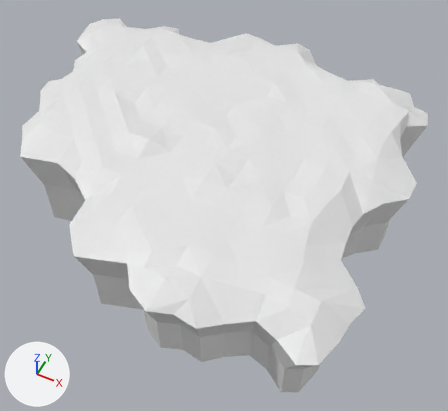
An edit to the Blender file raw/meshes/sky_bastion_terrain_village.blend, drawn before and after from the same camera.
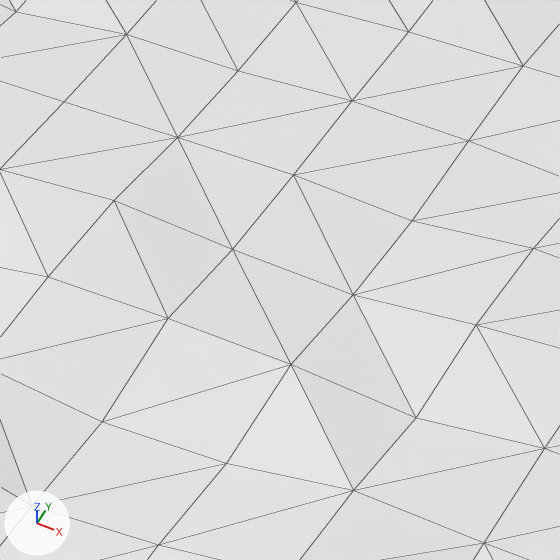
Each version appears first whole from a 50 mm camera at (18.32, -32.45, 33.22) aimed at (2.74, -1.29, -5.74), and next in a close-up on the part from 37% to 58% of the width and 16% to 39% of the height. The axes (+X, +Y, +Z) are drawn at lower left. The lights are the same throughout. The close-ups show mesh edges as thin lines.
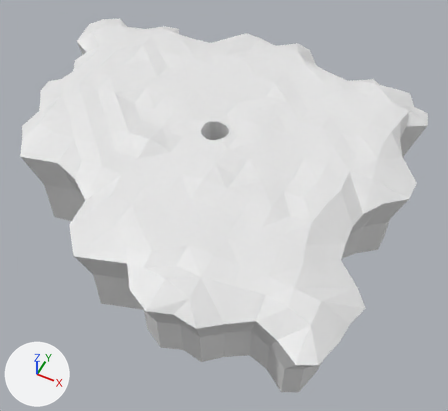
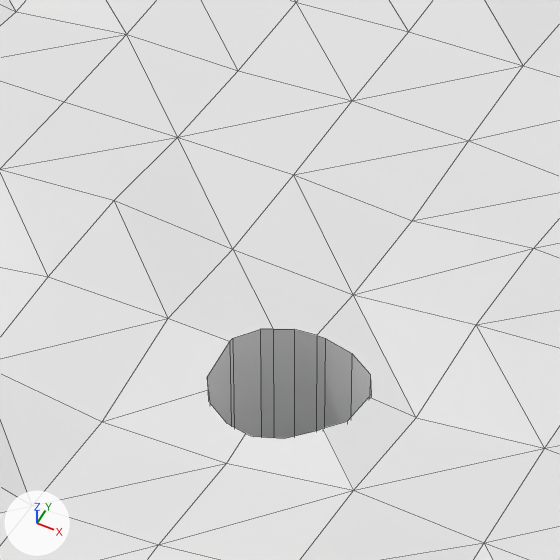
Commit message: Add hole in terrain for well

Where the change shows, as pixel boxes (x1, y1, x2, y2) in the close-ups (560 x 560 px):
part 1 of me_grid_001, built on
    both: (103, 250, 416, 490)

Diff of the bpy script that builds the scene:
```diff
--- a/raw/meshes/sky_bastion_terrain_village.blend.py
+++ b/raw/meshes/sky_bastion_terrain_village.blend.py
@@ me_grid_001 @@
 # used by ob_grid_001; location = (0.0, 0.0, 0.0)
-me_grid_001.from_pydata(...)  # 395 vertices, 593 faces; spans x -17.7..16.8, y -15.6..15.8, z -7.5..0.8
+me_grid_001.from_pydata(...)  # 436 vertices, 614 faces; spans x -17.7..16.8, y -15.6..15.8, z -7.5..0.8
+# me_grid_001 part 1
+# 1 vertex is removed from x 0.9, y 0.9, z 0.5
+# 7 faces are deleted
+# 37 vertices are added at x -0.1..2.1, y -0.5..1.7, z -1.9..0.5
+# 5 new vertices lie (0.1, 0.0, 2.2) away from vertices in x -0.1..1.8, y -0.4..1.6, z -1.9..-1.7
+# 28 new faces join them
```
